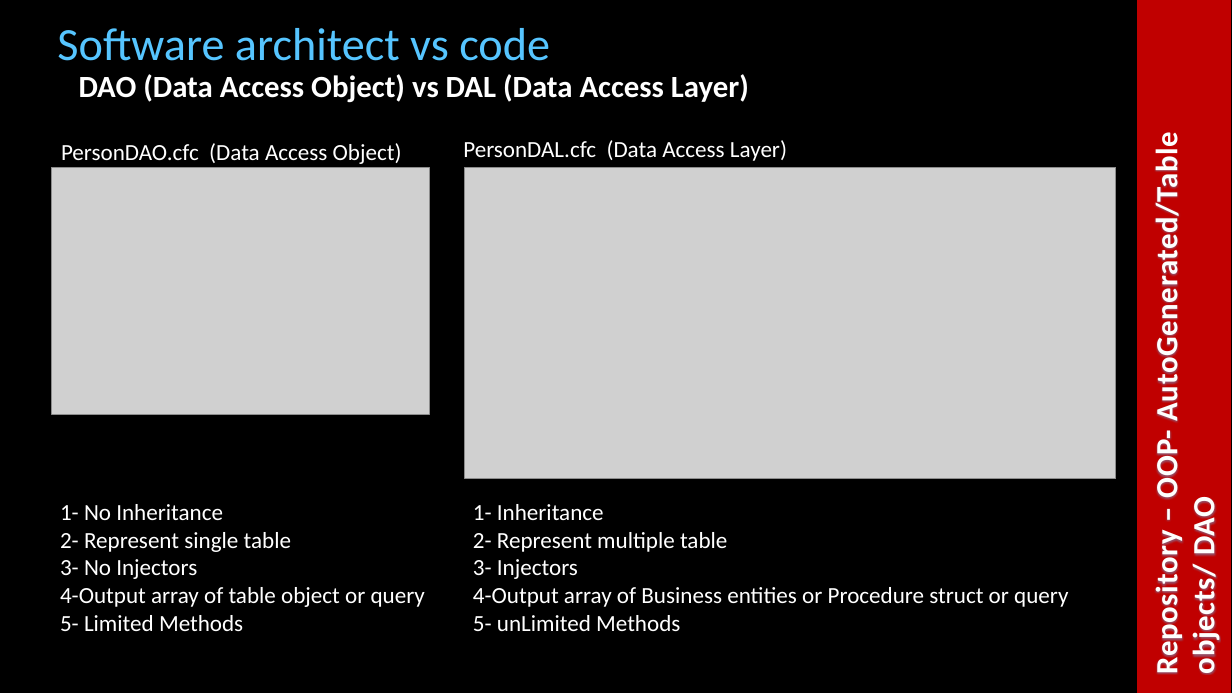
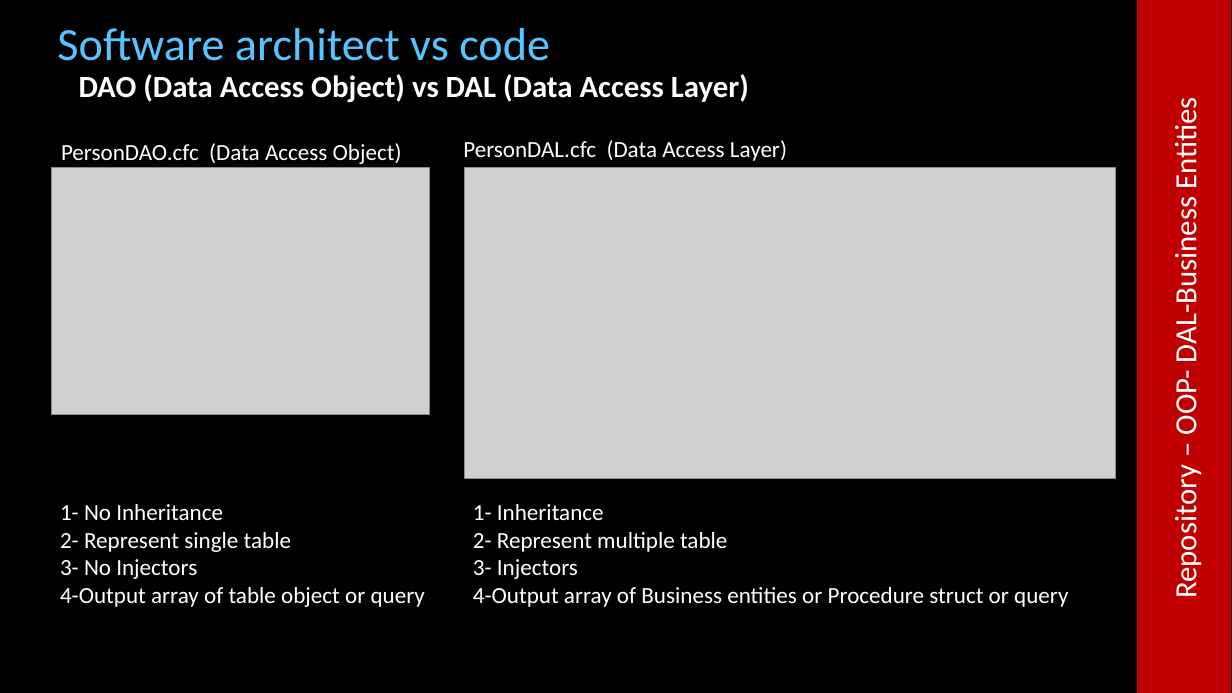
Before and after one commit to cfclick/CFSummit2016, a slide deck: slide 25 of powerpoint/architect/Architectural Perspective for ColdFusion Applications.pptx. Drawn at 1232x693 pixels with LibreOffice and Linux fonts; fonts in the diff are those of the drawing; grey boxes stand for pictures; background and template pictures are left out. Boxes give left, top, right and bottom in pixels: in the first picture for what was removed or moved away, otherwise in the second. Text is boxed around its words. In the diff, an @@ line names an element or a change of style, - is before the commit and + after.

```diff
--- a/powerpoint/architect/Architectural Perspective for ColdFusion Applications.pptx
+++ b/powerpoint/architect/Architectural Perspective for ColdFusion Applications.pptx
@@ text "Repository – OOP- DAL-Business Entities" at [1167,106,1205,595]: vertical alignment top to middle @@
@@ text at [1167,106,1205,595]: text changed; text colour #FEFEFE to #FFFFFF; bold off @@
-Repository – OOP- AutoGenerated/Table objects/ DAO
+Repository – OOP- DAL-Business Entities
@@ text at [60,615,243,631]: paragraph removed @@
-5- Limited Methods
@@ text at [473,615,680,631]: paragraph removed @@
-5- unLimited Methods
```
Also in this commit, not shown: 4 other slides changed, 3 slides added, 2 other files.
